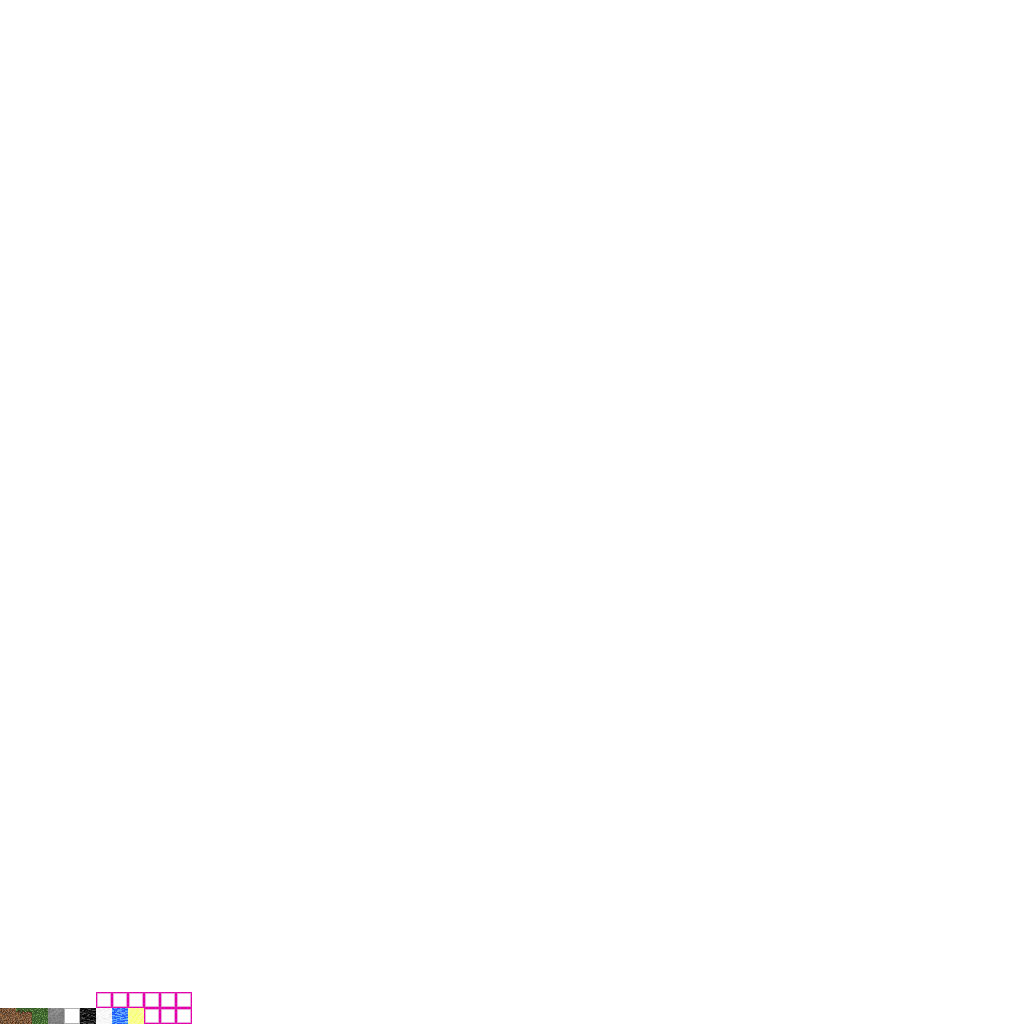
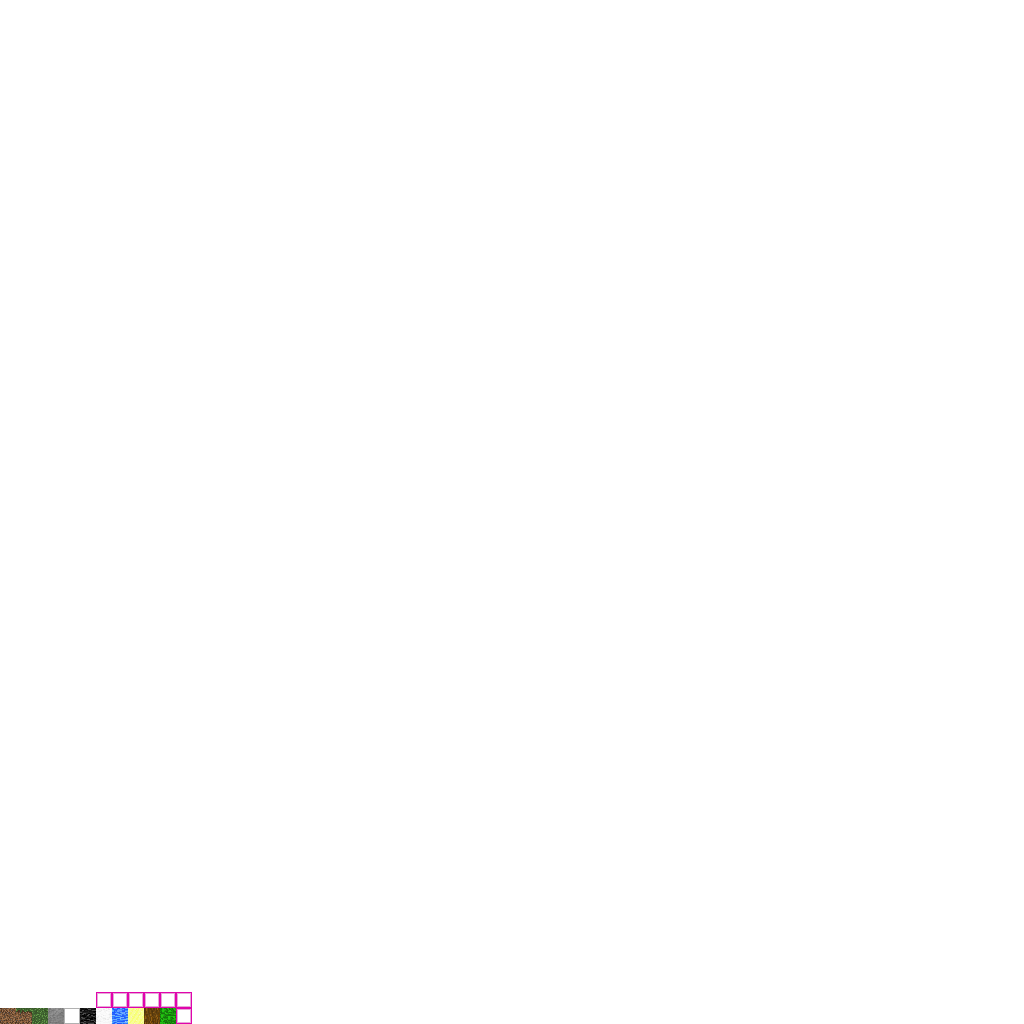
Revision of a layered 1024px x 1024px image; what changed, layer by layer:
painted on "atlas-new.png" over [144, 1008, 176, 1024]
